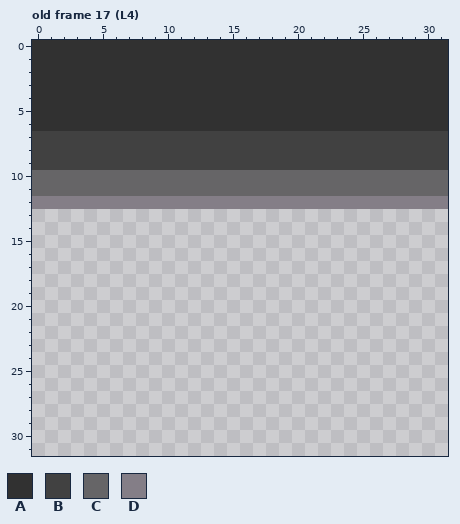
Edited in one commit: pixel-art file (TileMapCuevaNewStyle.ase). The picture above is the old version.
32x32 pixels, 40 frames. Shown: old frame 17 (L4). The commit also changed other frames, which this record leaves out.
Palette (. is transparent): A #313131  B #414141  C #666567  D #847e87
Pixels before, old frame 17 (L4), first column x 0:
 0 AAAAAAAAAAAAAAAAAAAAAAAAAAAAAAAA
 1 AAAAAAAAAAAAAAAAAAAAAAAAAAAAAAAA
 2 AAAAAAAAAAAAAAAAAAAAAAAAAAAAAAAA
 3 AAAAAAAAAAAAAAAAAAAAAAAAAAAAAAAA
 4 AAAAAAAAAAAAAAAAAAAAAAAAAAAAAAAA
 5 AAAAAAAAAAAAAAAAAAAAAAAAAAAAAAAA
 6 AAAAAAAAAAAAAAAAAAAAAAAAAAAAAAAA
 7 BBBBBBBBBBBBBBBBBBBBBBBBBBBBBBBB
 8 BBBBBBBBBBBBBBBBBBBBBBBBBBBBBBBB
 9 BBBBBBBBBBBBBBBBBBBBBBBBBBBBBBBB
10 CCCCCCCCCCCCCCCCCCCCCCCCCCCCCCCC
11 CCCCCCCCCCCCCCCCCCCCCCCCCCCCCCCC
12 DDDDDDDDDDDDDDDDDDDDDDDDDDDDDDDD
Once edited:
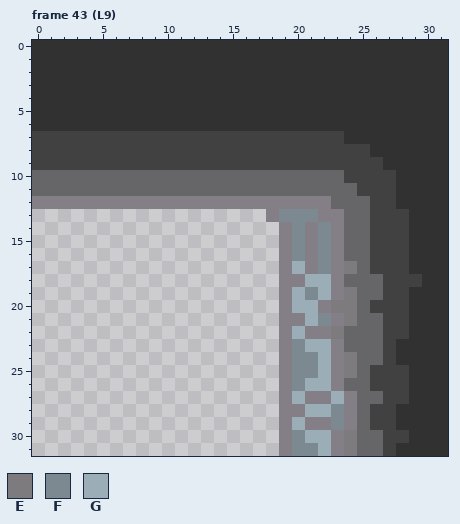
Colours new in this view: E #7d7b7e  F #7c8991  G #9badb7
A new or re-ordered frame is compared with the old frame closest to it.
Difference:
frames 40 -> 45
Changed rows in their new state; - is an unchanged pixel.
Frame 43 (L9) is new; against old frame 17 (L4):
first column x 18:
 7 ------AAAAAAAA
 8 --------AAAAAA
 9 ---------AAAAA
10 ------BBBBAAAA
11 -------BBBAAAA
12 -----CCCBBAAAA
13 DFFFDDCCBBBAAA
14 -DFDFDCCBBBAAA
15 -DFDFDCCBBBAAA
16 -DFDFDCCBBBAAA
17 -DGDFDECBBBAAA
18 -DDGGDCCCBBBAA
19 -DGFGDECCBBAAA
20 -DGGDEECBBBAAA
21 -DDGFDECCBBAAA
22 -DGDDECCCBBAAA
23 -DFGGDCCCBAAAA
24 -DFFGDECCBAAAA
25 -DFFGDECBBBAAA
26 -DFGGDCCBBBAAA
27 -DGDDGDCCBBAAA
28 -DDGGFDCBBAAAA
29 -DGDDFDCBBAAAA
30 -DFGGDECCBBAAA
31 -DFFGDECCBAAAA
